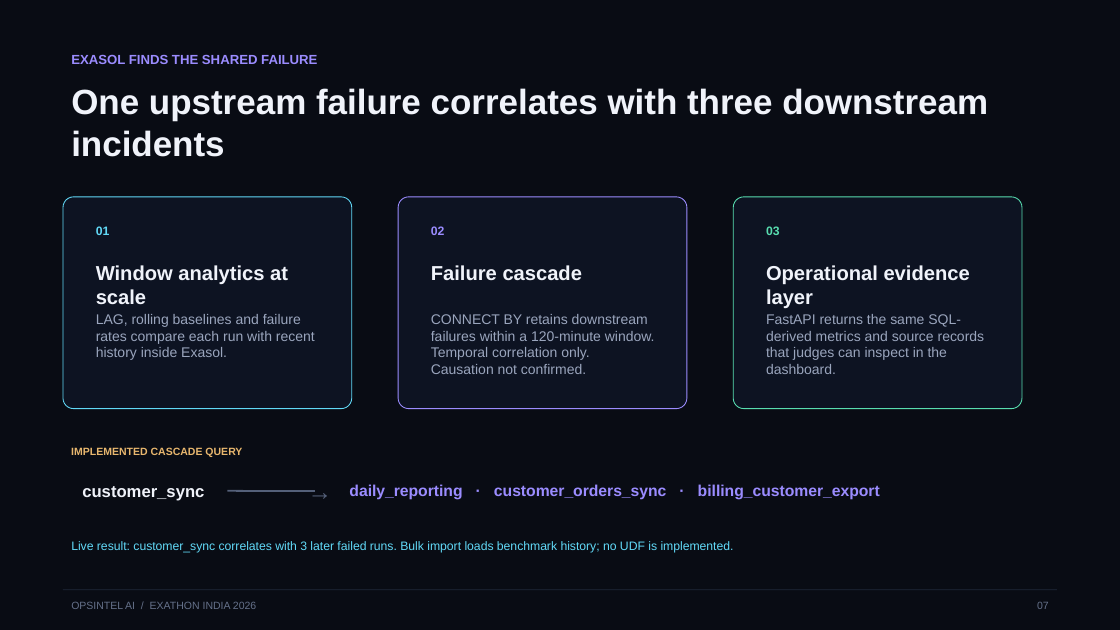
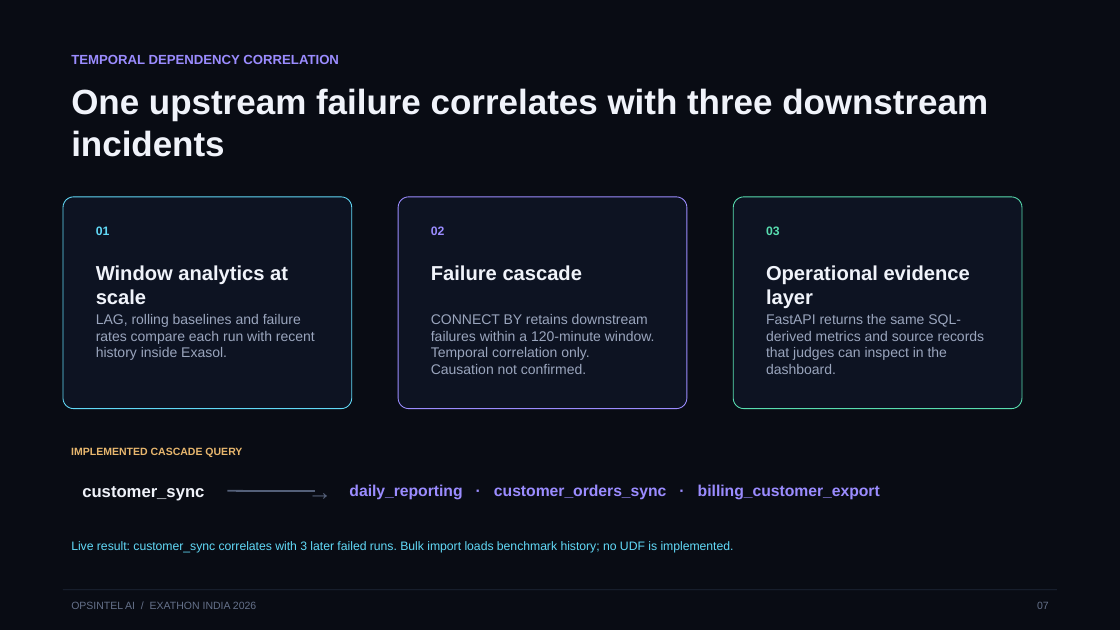
Before and after one commit to Anafa-thabassum/opsintel-ai, a slide deck: slide 7 of submission/opsintel-ai-pitch-deck.pptx. Drawn at 1120x630 pixels with LibreOffice and Linux fonts; fonts in the diff are those of the drawing. Boxes give left, top, right and bottom in pixels: in the first picture for what was removed or moved away, otherwise in the second. Text is boxed around its words. In the diff, an @@ line names an element or a change of style, - is before the commit and + after.

```diff
--- a/submission/opsintel-ai-pitch-deck.pptx
+++ b/submission/opsintel-ai-pitch-deck.pptx
@@ text at (71, 54, 339, 64): text changed @@
-EXASOL FINDS THE SHARED FAILURE
+TEMPORAL DEPENDENCY CORRELATION
```
Also in this commit, not shown: 4 other slides changed, 21 other files.
